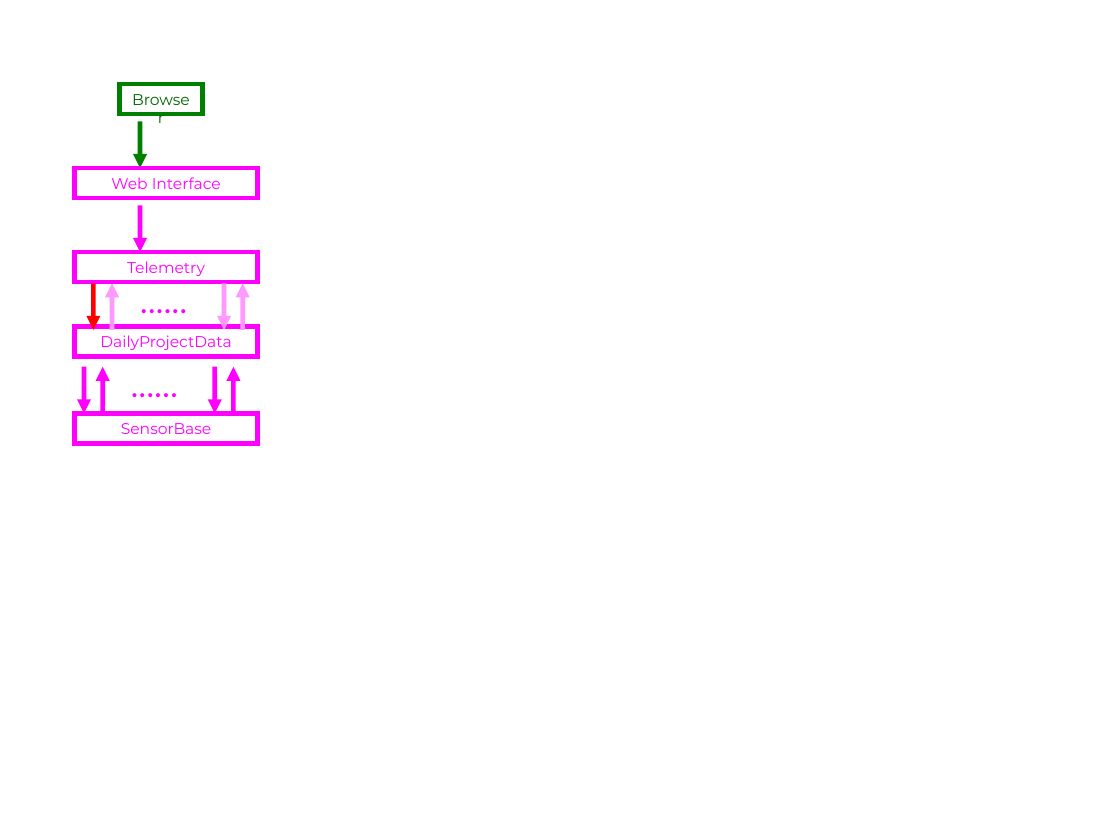
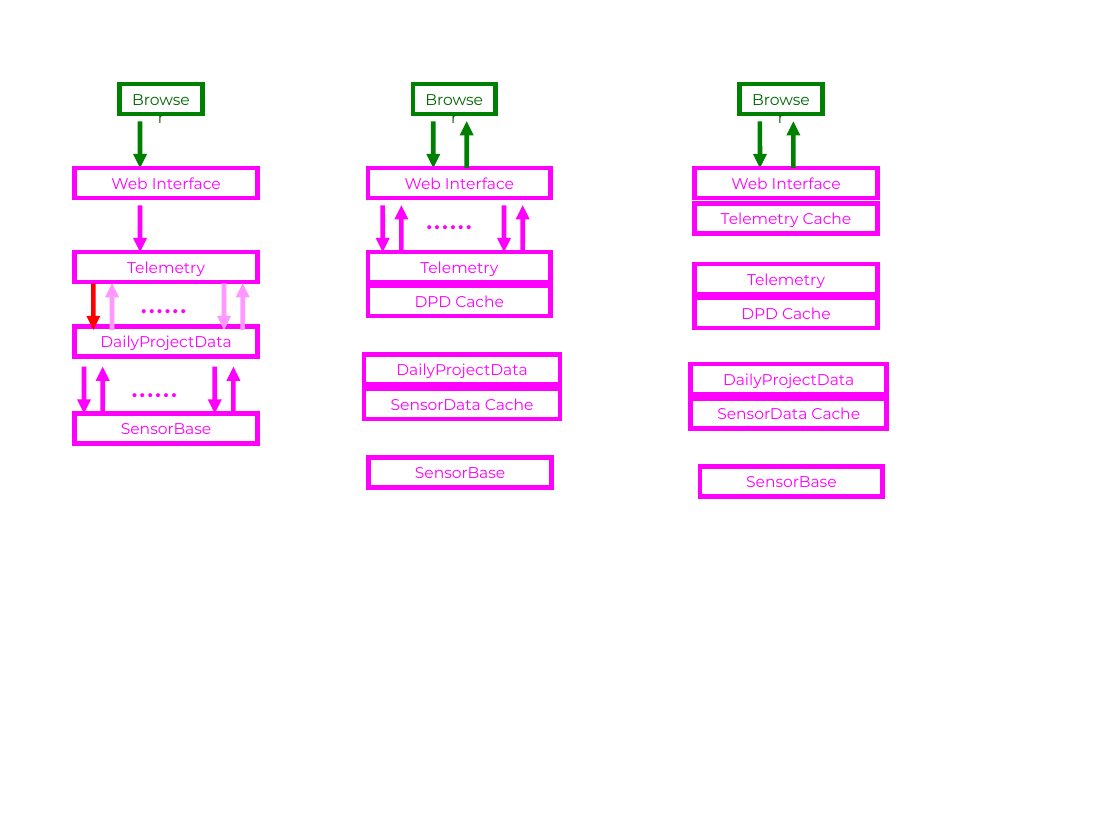
Before and after one commit to nettree/hackystat, a slide deck: slide 3 of wiki/architecture.ppt. Drawn at 1120x840 pixels with LibreOffice and Linux fonts; fonts in the diff are those of the drawing. Boxes give left, top, right and bottom in pixels: in the first picture for what was removed or moved away, otherwise in the second. Text is boxed around its words. In the diff, an @@ line names an element or a change of style, - is before the commit and + after.

```diff
--- a/wiki/architecture.ppt
+++ b/wiki/architecture.ppt
@@ rectangle added at <box>413,84,496,114</box>, outline #008000 3 pt, 10 pt, text #006600 @@
+Browser
@@ rectangle added at <box>739,84,822,114</box>, outline #008000 3 pt, 10 pt, text #006600 @@
+Browser
@@ arrow added from (433, 121) to (433, 168), #008000 3 pt @@
@@ arrow added from (467, 168) to (467, 121), #008000 3 pt @@
@@ arrow added from (759, 121) to (759, 168), #008000 3 pt @@
@@ arrow added from (793, 168) to (793, 121), #008000 3 pt @@
@@ rectangle added at <box>367,168,550,198</box>, outline #FF00FF 3 pt, 10 pt, text #FF00FF @@
+Web Interface
@@ rectangle added at <box>694,168,877,198</box>, outline #FF00FF 3 pt, 10 pt, text #FF00FF @@
+Web Interface
@@ arrow added from (383, 205) to (383, 252), #FF00FF 3 pt @@
@@ arrow added from (401, 252) to (401, 205), #FF00FF 3 pt @@
@@ text added at <box>414,187,496,243</box>, 24 pt, text #FF00FF @@
+......
@@ arrow added from (504, 205) to (504, 252), #FF00FF 3 pt @@
@@ arrow added from (523, 252) to (523, 205), #FF00FF 3 pt @@
@@ rectangle added at <box>694,204,877,234</box>, outline #FF00FF 3 pt, 10 pt, text #FF00FF @@
+Telemetry Cache
@@ rectangle added at <box>367,252,550,282</box>, outline #FF00FF 3 pt, 10 pt, text #FF00FF @@
+Telemetry
@@ rectangle added at <box>694,264,877,295</box>, outline #FF00FF 3 pt, 10 pt, text #FF00FF @@
+Telemetry
@@ rectangle added at <box>367,286,550,316</box>, outline #FF00FF 3 pt, 10 pt, text #FF00FF @@
+DPD Cache
@@ rectangle added at <box>694,298,877,328</box>, outline #FF00FF 3 pt, 10 pt, text #FF00FF @@
+DPD Cache
@@ rectangle added at <box>364,355,560,385</box>, outline #FF00FF 3 pt, 10 pt, text #FF00FF @@
+DailyProjectData
@@ rectangle added at <box>364,389,560,419</box>, outline #FF00FF 3 pt, 10 pt, text #FF00FF @@
+SensorData Cache
@@ rectangle added at <box>691,364,887,394</box>, outline #FF00FF 3 pt, 10 pt, text #FF00FF @@
+DailyProjectData
@@ rectangle added at <box>691,399,887,429</box>, outline #FF00FF 3 pt, 10 pt, text #FF00FF @@
+SensorData Cache
@@ rectangle added at <box>368,457,551,487</box>, outline #FF00FF 3 pt, 10 pt, text #FF00FF @@
+SensorBase
@@ rectangle added at <box>700,467,883,497</box>, outline #FF00FF 3 pt, 10 pt, text #FF00FF @@
+SensorBase
```
